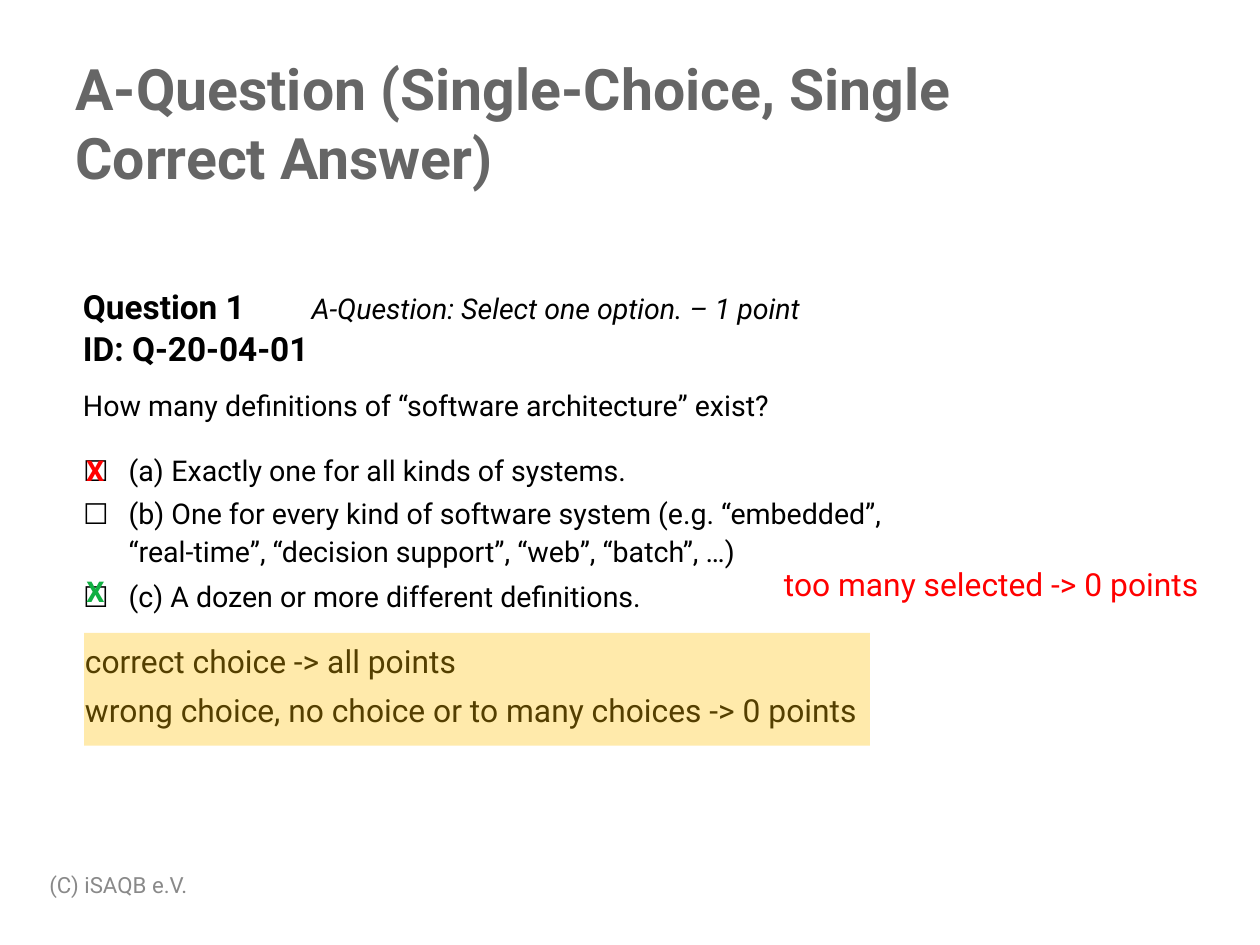
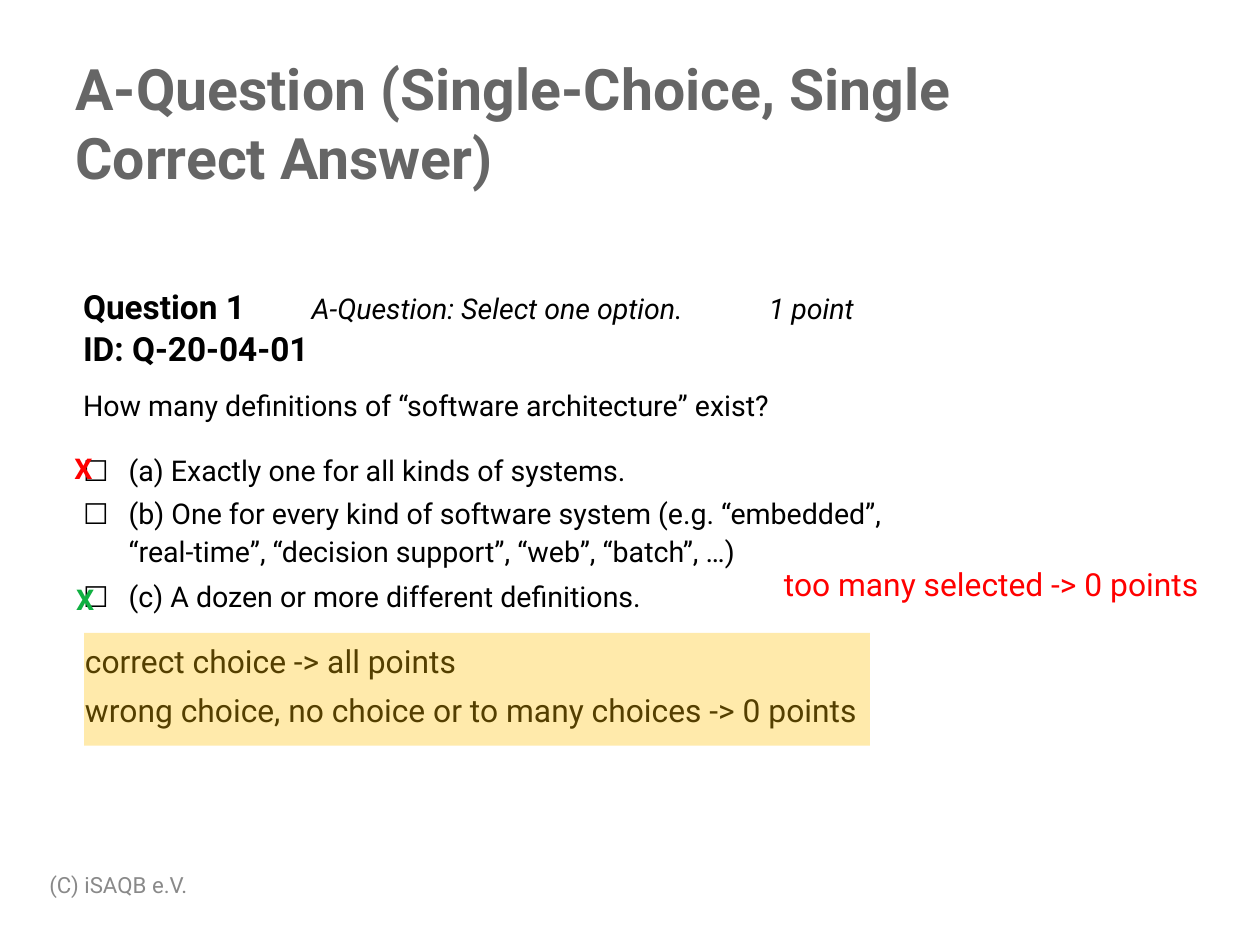
Before and after one commit to isaqb-org/examination-foundation, a slide deck: slide 12 of raw/examination_guide/Examination-Guide-EN.pptx. Drawn at 1260x945 pixels with LibreOffice and Linux fonts; fonts in the diff are those of the drawing; background and template pictures are left out. Boxes give left, top, right and bottom in pixels: in the first picture for what was removed or moved away, otherwise in the second. Text is boxed around its words. In the diff, an @@ line names an element or a change of style, - is before the commit and + after.

```diff
--- a/raw/examination_guide/Examination-Guide-EN.pptx
+++ b/raw/examination_guide/Examination-Guide-EN.pptx
@@ text at (x1=83, y1=294, x2=682, y2=325): text changed @@
-Question 1 A-Question: Select one option. – 1 point
+Question 1 A-Question: Select one option. 1 point
@@ text "X" moved from (x1=86, y1=460, x2=104, y2=481) to (x1=74, y1=458, x2=92, y2=481) @@
@@ table at (x1=72, y1=450, x2=951, y2=618) @@
-row 1, column 2: Exactly one for all kinds of systems.
+row 1, column 2: (a) Exactly one for all kinds of systems.
@@ text "X" moved from (x1=86, y1=581, x2=104, y2=607) to (x1=76, y1=586, x2=94, y2=610) @@
```
Also in this commit, not shown: 17 other slides changed, 1 other file.
